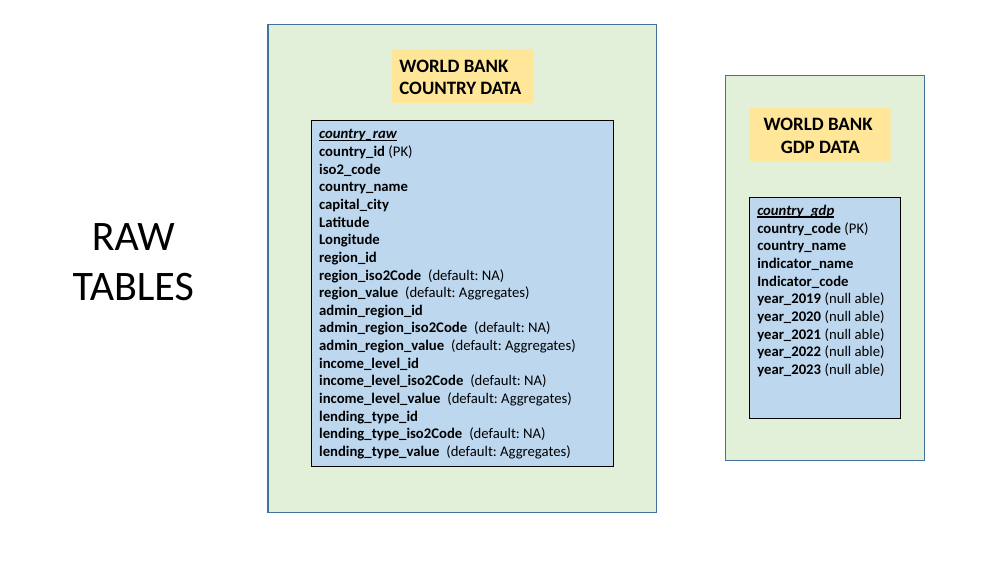
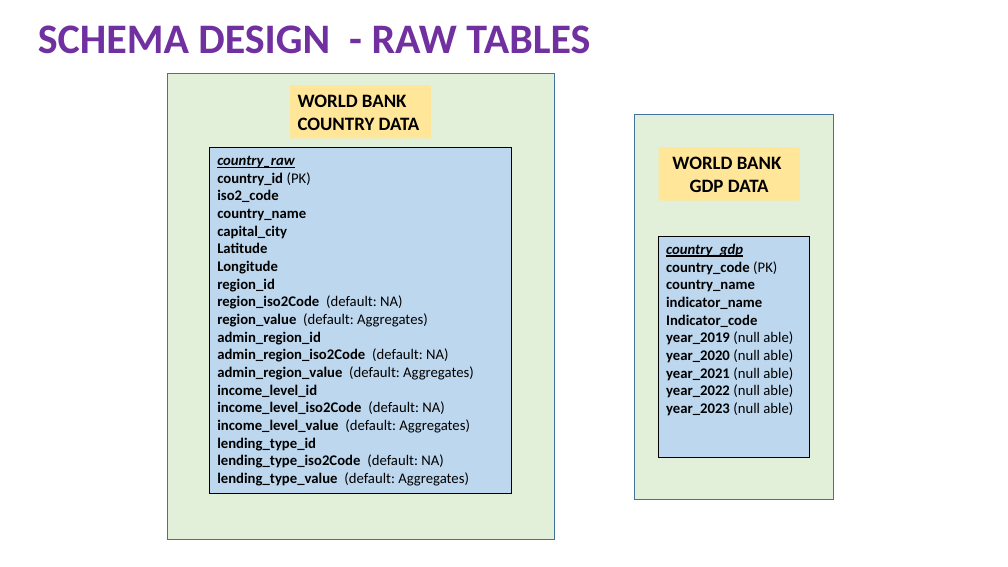
Before and after one commit to Vikyphoenix/Mudano, a slide deck: slide 1 of analysis/postgres_schema_design.pptx. Drawn at 1008x567 pixels with LibreOffice and Linux fonts; fonts in the diff are those of the drawing. Boxes give left, top, right and bottom in pixels: in the first picture for what was removed or moved away, otherwise in the second. Text is boxed around its words. In the diff, an @@ line names an element or a change of style, - is before the commit and + after.

Commit message:
design

```diff
--- a/analysis/postgres_schema_design.pptx
+++ b/analysis/postgres_schema_design.pptx
@@ text at [38, 25, 590, 54]: text changed; text colour #000000 to #7030A0; bold on @@
-RAW
-TABLES
+SCHEMA DESIGN - RAW TABLES
@@ rectangle: place and size @@
-rectangle at [268, 25, 657, 513]
+rectangle at [167, 74, 555, 540]
@@ rectangle "WORLD BANK": place and size @@
-rectangle "WORLD BANK" at [392, 49, 533, 103]
+rectangle "WORLD BANK" at [290, 85, 431, 138]
@@ 3 rectangles: place and size @@
-3 rectangles at [726, 75, 926, 460]
+3 rectangles at [634, 114, 834, 499]
@@ rectangle "country_raw": place and size @@
-rectangle "country_raw" at [312, 120, 613, 467]
+rectangle "country_raw" at [210, 147, 512, 494]
```
Also in this commit, not shown: 1 other slide changed, 2 other files.
